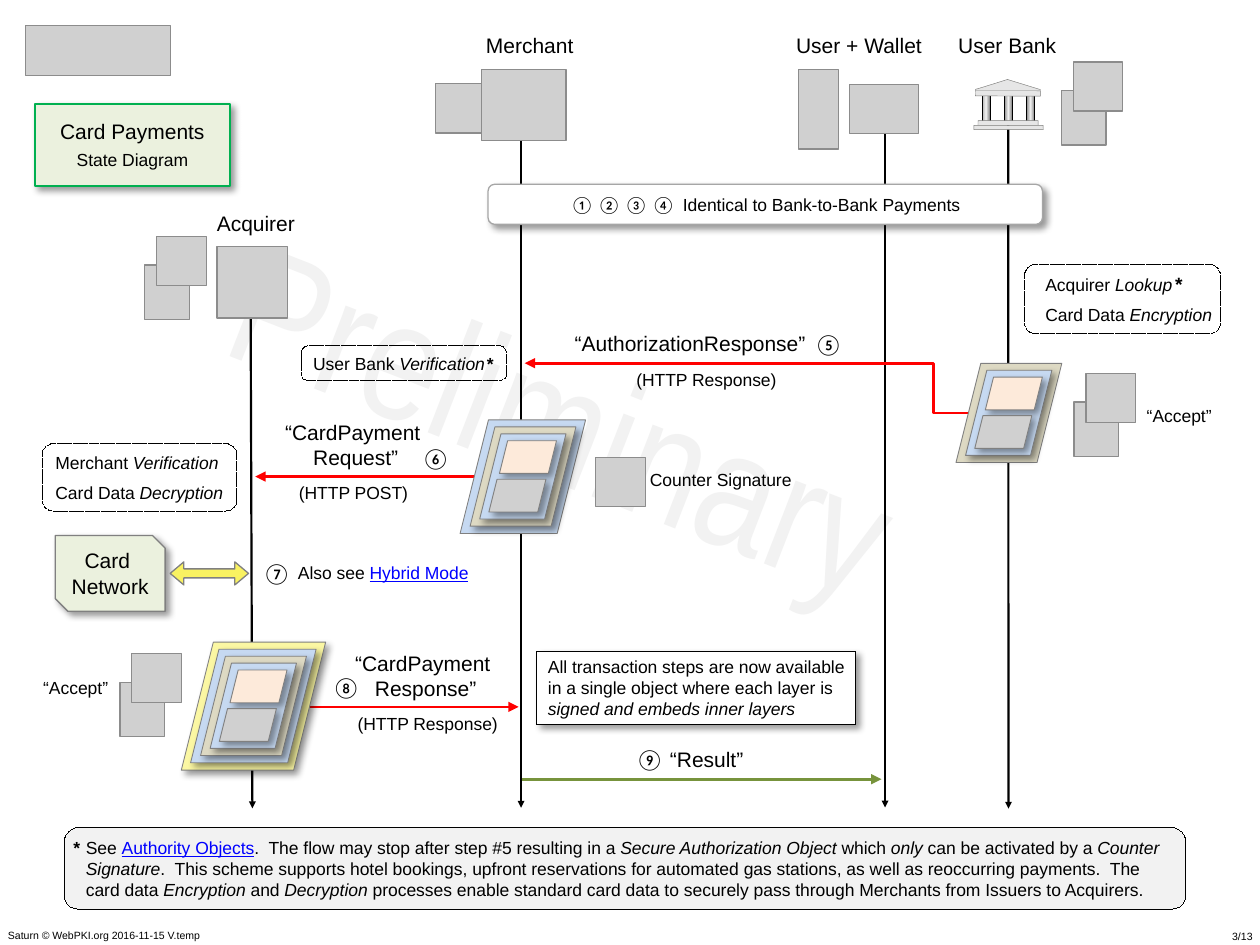
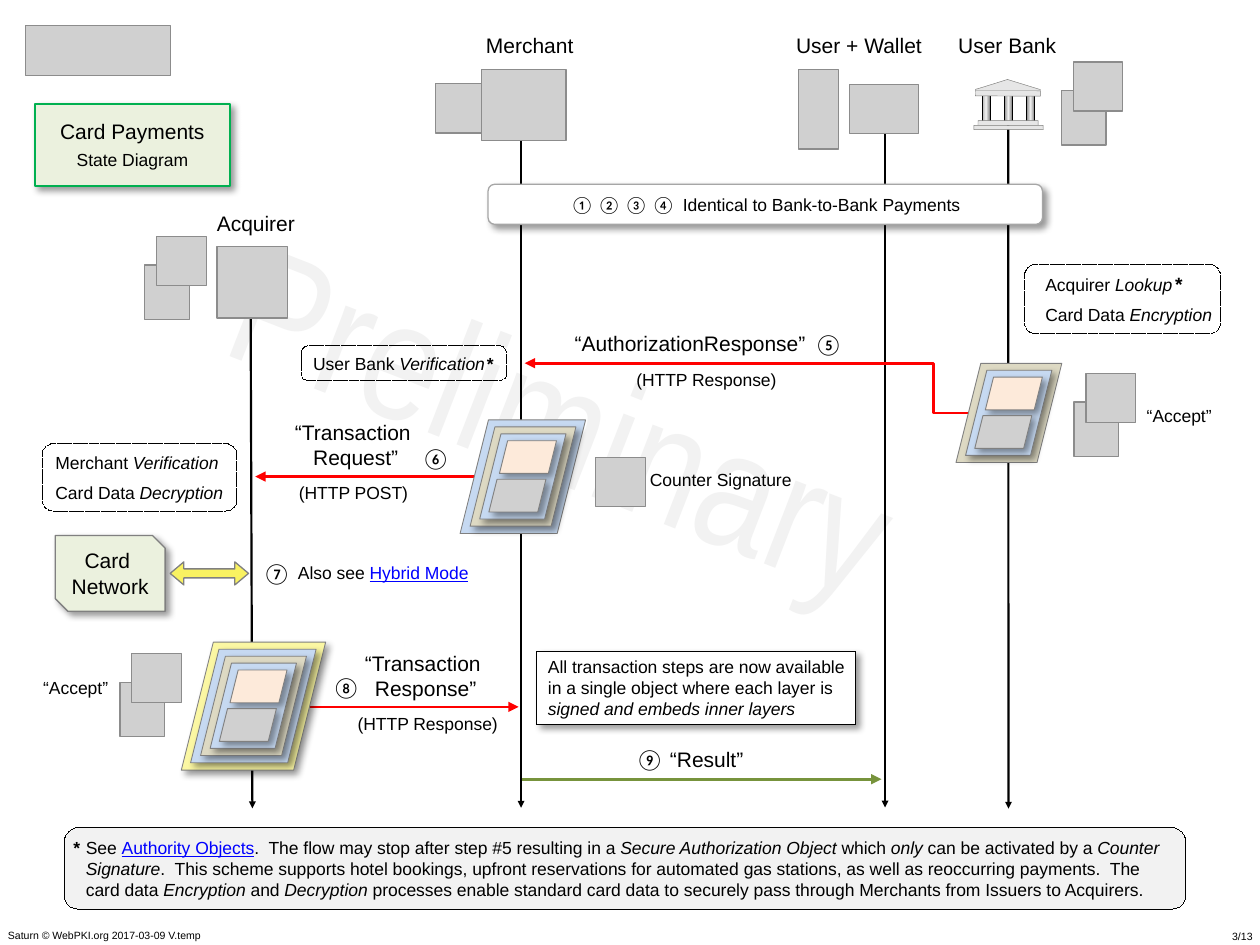
Before and after one commit to cyberphone/doc, a slide deck: slide 3 of saturn/saturn-v3-presentation.pptx. Drawn at 1260x945 pixels with LibreOffice and Linux fonts; fonts in the diff are those of the drawing; grey boxes stand for pictures. Boxes give left, top, right and bottom in pixels: in the first picture for what was removed or moved away, otherwise in the second. Text is boxed around its words. In the diff, an @@ line names an element or a change of style, - is before the commit and + after.

Commit message:
Removing Saturn "native" mode required name refactoring

```diff
--- a/saturn/saturn-v3-presentation.pptx
+++ b/saturn/saturn-v3-presentation.pptx
@@ text at (295, 424, 411, 469): text changed @@
-“CardPayment
-Request”
+“Transaction
+Request”
@@ text at (365, 655, 481, 700): text changed @@
-“CardPayment
-Response”
+“Transaction
+Response”
@@ text at (8, 931, 200, 941): text changed @@
-Saturn © WebPKI.org 2016-11-15 V.temp
+Saturn © WebPKI.org 2017-03-09 V.temp
```
Also in this commit, not shown: 12 other slides changed, 3 other files.
